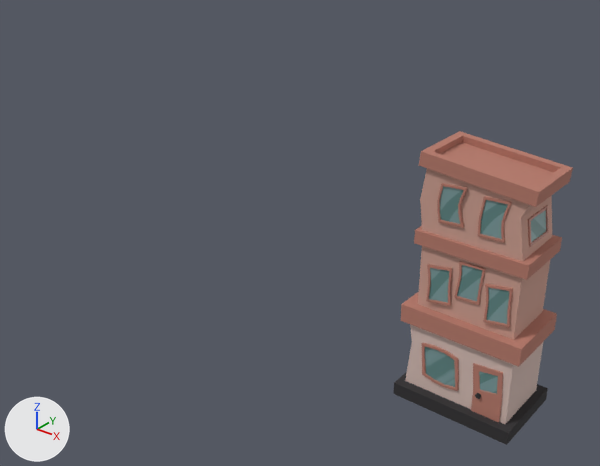
Before and after pictures for a commit that changed the FBX model Overwatered/Assets/_Overwatered_Root/Art/3D/Environment/SM_Apartments.fbx.
Camera for both pictures: a 50 mm camera at (3.4, -18.84, 14.72) aimed at (-10.82, -1.06, 3.7). Arrows for +X, +Y and +Z are at lower left; the lights stay in place. The first picture is the older version. Where no turn or scale is listed for an object, it has been applied to the vertices.

The first picture shows 'Cube.001', 'building'.
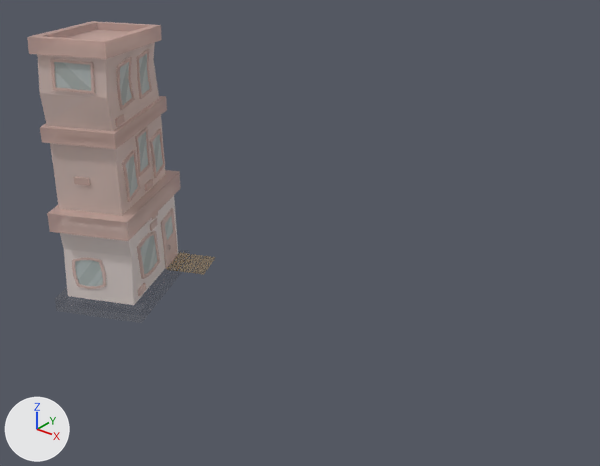
Pixel boxes (x1, y1, x2, y2) of what changed, in the pictures (600 x 466 px):
```json
{"object": "building", "change": "surface changed, moved, turned, rescaled", "before": [401, 131, 573, 424], "after": [27, 21, 181, 305]}
{"object": "Cube.001", "change": "deleted", "before": [393, 372, 548, 445]}
{"object": "bricks", "change": "added", "after": [74, 114, 158, 296], "on screen": "mostly hidden"}
```

Scene script edits in JSON lines:
```json
{"op": "set", "path": "img_tiendasv1_png", "old": "load_image('TiendasV1.png', '../../Textures/TiendasV1.png', 1294, 1354, 'sRGB')", "new": "load_image('TiendasV1.png', '../../Textures/TiendasV1.png', 1294, 1354, 'Non-Color')"}
{"op": "add", "block": "mat_material", "code": "n3 = _N.new('ShaderNodeTexImage'); n3.name = 'Image Texture.001'"}
{"op": "add", "block": "mat_material", "code": "n3.image = img_tiendasv1_png"}
{"block": "mat_material", "where": "n0 = _N.new('ShaderNodeBsdfPrincipled'); n0.name = 'Principled BSDF'"}
{"op": "add", "block": "mat_material", "code": "_L.new(n3.outputs[0], n0.inputs[4])  # 'Color' to 'Alpha'"}
{"op": "add", "block": "mat_material_001", "code": "n3 = _N.new('ShaderNodeTexImage'); n3.name = 'Image Texture.001'"}
{"op": "add", "block": "mat_material_001", "code": "n3.image = img_tiendasv1_png"}
{"block": "mat_material_001", "where": "n0 = _N.new('ShaderNodeBsdfPrincipled'); n0.name = 'Principled BSDF'"}
{"op": "add", "block": "mat_material_001", "code": "_L.new(n3.outputs[0], n0.inputs[4])  # 'Color' to 'Alpha'"}
{"block": "me_cube_017", "where": "# used by ob_building; location = (-5.26, 0.0, 0.0); rotation_euler = (1.571, 0.0, 0.0), in degrees (90, 0, 0); scale = (0.01, 0.01, 0.01)"}
{"op": "remove", "block": "me_cube_017", "code": "me_cube_017.from_pydata(...)  # 608 vertices, 517 faces; spans x -182.0..182.0, y 0.0..720.0, z -113.0..113.0"}
{"op": "add", "block": "me_cube_017", "code": "me_cube_017.from_pydata(...)  # 608 vertices, 517 faces; spans x -228.0..228.0, y 0.0..900.0, z -141.0..141.0"}
{"block": "me_cube_017", "change": "me_cube_017 part 1: the whole mesh is turned -180 degrees about the y axis through the mesh origin and scaled by 1.25"}
{"op": "add", "block": "me_cube_150", "code": ["me_cube_150 = bpy.data.meshes.new('Cube.150')", "me_cube_150.from_pydata(...)  # 136 vertices, 85 faces; spans x -2.76..1.06, y -2.71..1.64, z -3.33..4.79", "me_cube_150.materials.append(mat_material)"]}
{"op": "remove", "block": "ob_cube_001", "code": ["ob_cube_001 = bpy.data.objects.new('Cube.001', me_cube_002)", "ob_cube_001.location = (-5.25, 0.0, -0.2)"]}
{"op": "set", "path": "ob_building.location", "old": "(-5.26, 0.0, 0.0)", "new": "(-18.33, -1.89, 0.09)"}
{"op": "set", "path": "ob_building.rotation_euler", "old": "(1.571, 0.0, 0.0)", "new": "(1.571, 0.0, -1.146)", "note": "degrees (90, 0, 0) -> degrees (90, 0, -66)"}
{"op": "add", "block": "ob_bricks", "code": ["ob_bricks = bpy.data.objects.new('bricks', me_cube_150)", "ob_bricks.location = (-17.5, -1.2, 3.58)"]}
```
